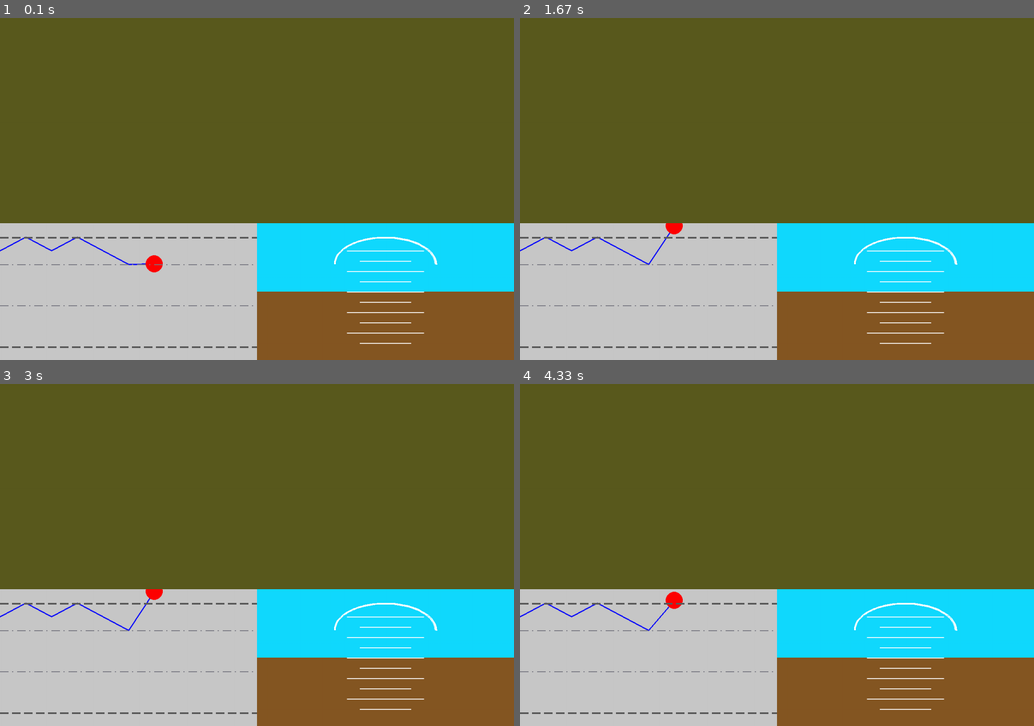
Above: before the commit, frames 1-4 (two rows, left to right).
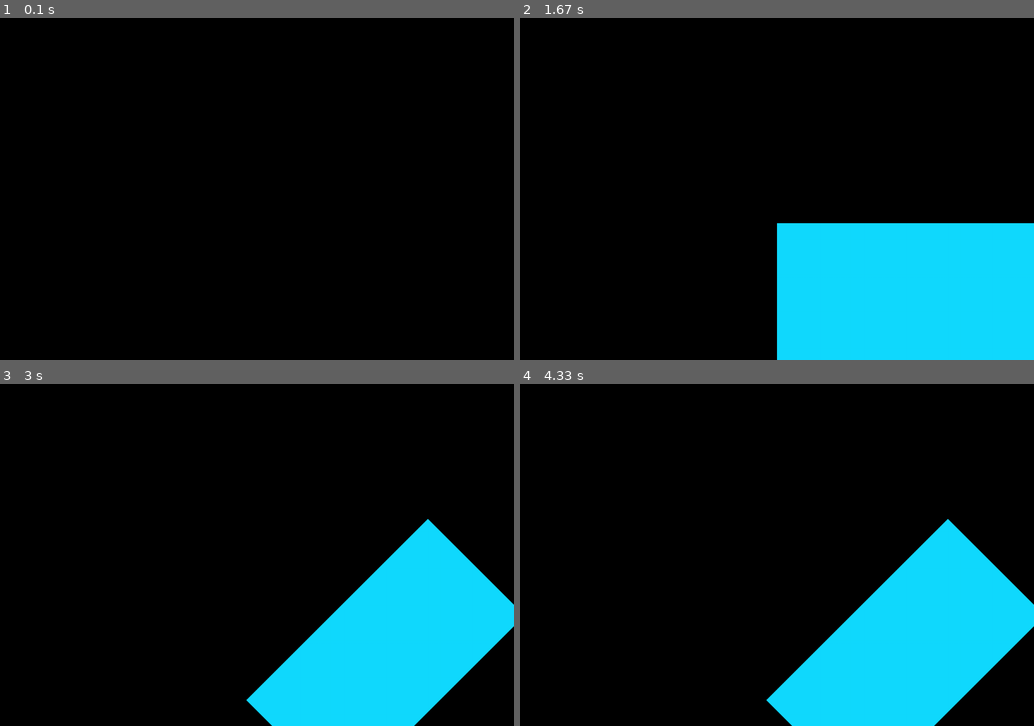
Above: after the commit, the same moments.

Repository: n-loureiro/mindreach_pygame
Game: pygame game, started from game.py
The game is run twice, just before and just after one commit, with the same random seed, the same clock (stepped at 60 frames per second) and the same inputs.
Inputs:
- Up to frame 1 (0.1 s): no input
- Up to frame 2 (1.67 s): hold Up 0.33-0.8 s; hold Down 0.83-1.13 s; hold Up 1.17-1.53 s; hold Down from 1.57 s (still down)
- Up to frame 3 (3 s): release Down at 1.93 s; hold Up 1.97-2.3 s; hold Down 2.33-2.67 s; hold Up from 2.7 s (still down)
- Up to frame 4 (4.33 s): release Up at 3.07 s; hold Down 3.1-3.47 s; hold Up 3.5-3.83 s; hold Down 3.87-4.2 s; hold Up from 4.23 s (still down)

The runs differ from the first frame. In frame 1, 100% of the frame differs, in the area x 0-100%, y 0-100%; in frame 2, 90%; in frame 3, 93%; in frame 4, 93%.

Commit message:
wip rotation, all image moves

Diff:
--- a/ballTile.py
+++ b/ballTile.py
@@ -23,7 +23,6 @@
 
     ###Draws dashed lines across for thresholds and baseline
     def drawDashedLine(self, left, top, length, width, ink, blank, color, dot):
-        print(top)
         wrect = pygame.Rect(left, top, ink, width)
         for i in range(int(length / blank)):
             pygame.draw.rect(self.image, color, wrect)
--- a/game.py
+++ b/game.py
@@ -4,46 +4,10 @@
 import numpy as np
 from ballTile import *
 from hdgTile import *
+from mapTile import *
 
 
 pygame.init()
-
-# class ball_tile(pygame.sprite.Sprite):
-#     def __init__(self, canvas, size_x, size_y):
-#         super().__init__()
-#         self.tile_size_x = size_x/2
-#         self.tile_size_y = size_y*0.4
-
-#         self.image = pygame.Surface((self.tile_size_x, self.tile_size_y))
-#         self.image.fill((90, 30, 30))
-#         self.rect = self.image.get_rect(left= 0, top=size_y*0.6)
-#         self.canvas = canvas
-#         #self.canvas.blit(self.image, (size_x/2,size_y*0.6))
-
-#     ###Draw Ball and last 5 positions as history
-#     def drawBallHistory(self, posx, posy):
-#         self.image.fill((90, 30, 30))
-#         #Draw history and ball
-#         for i in range(6):
-#             pygame.draw.line(self.image, (0,0,255), [self.tile_size_x*posx[i]/100, self.tile_size_y*posy[i]/100], [self.tile_size_x*posx[i+1]/100, self.tile_size_y*posy[i+1]/100], 3)
-#         pygame.draw.circle(self.image, (255,0,0), (int(self.tile_size_x*posx[6]/100), int(self.tile_size_y*posy[6]/100)), 20)
-
-
-
-class MapTile(pygame.sprite.Sprite):
-    def __init__(self, canvas, size_x, size_y):
-        super().__init__()
-        self.tile_size_x = size_x
-        self.tile_size_y = size_y*0.6
-
-        self.image = pygame.Surface((self.tile_size_x, self.tile_size_y))
-        self.image = pygame.Surface((size_x, size_y*0.6))
-        self.image.fill((90, 90, 30))
-        self.rect = self.image.get_rect(left=0)
-        self.canvas = canvas
-        #self.canvas.blit(self.image, (0,size_y*0.6))
-
-
 
 ###########################################################################
 ########################### get new decoder data ##########################
@@ -93,39 +57,68 @@
 
 def main():
     mainloop = 1
+    double_click_duration = 250
+    last_click = pygame.time.get_ticks()
+    tilt = 0
 
     screen_size_x = 1200
     screen_size_y = 800
+    last_screen_size_x = screen_size_x
+    last_screen_size_y = screen_size_y
 
     screen = pygame.display.set_mode((1200, 800),HWSURFACE|DOUBLEBUF|RESIZABLE)
     ball_obj = BallTile(screen, size_x=screen_size_x, size_y= screen_size_y)
+    #map_obj = MapTile(screen, size_x=screen_size_x, size_y= screen_size_y)
     hdg_obj = HdgTile(screen, size_x=screen_size_x, size_y= screen_size_y)
-    map_obj = MapTile(screen, size_x=screen_size_x, size_y= screen_size_y)
 
-    games = pygame.sprite.Group(ball_obj, hdg_obj, map_obj)
+    games = pygame.sprite.Group(ball_obj, hdg_obj)
+    #games = pygame.sprite.Group(ball_obj, hdg_obj, map_obj)
 
     while mainloop:
-        for e in pygame.event.get():
-            if e.type == pygame.QUIT:
+
+        screen.fill((0,0,0))
+
+        for event in pygame.event.get():
+            if event.type == pygame.QUIT:
                 return
-            elif e.type == pygame.KEYDOWN:
-                if e.key == pygame.K_ESCAPE:
+            if event.type == pygame.MOUSEBUTTONDOWN:  # or MOUSEBUTTONDOWN depending on what you want.
+                now = pygame.time.get_ticks()
+                if now - last_click <= double_click_duration:
+                    map_obj.clear_waypoints()
+                else:
+                    print(event.pos)
+                    map_obj.set_new_waypoint(event.pos)
+                last_click = pygame.time.get_ticks()
+            elif event.type == pygame.KEYDOWN:
+                if event.key == pygame.K_ESCAPE:
                     print('button click ESC!!!!')
                     mainloop = False
+                elif event.key == pygame.K_UP:
+                    tilt += 45
+                    hdg_obj.rot_center(tilt)
+                elif event.key == pygame.K_DOWN:
+                    tilt -= 45
+                    hdg_obj.rot_center(tilt)
+            elif event.type==VIDEORESIZE:
+                print('here')
+                screen=pygame.display.set_mode(event.dict['size'],HWSURFACE|DOUBLEBUF|RESIZABLE)
+                screen_size_x, screen_size_y = screen.get_size()
+                #ball_obj = BallTile(screen, size_x=screen_size_x, size_y= screen_size_y)
+                #map_obj = MapTile(screen, size_x=screen_size_x, size_y= screen_size_y)
+                hdg_obj = HdgTile(screen, size_x=screen_size_x, size_y= screen_size_y)
+                games = pygame.sprite.Group(ball_obj, hdg_obj, map_obj)
         clock = pygame.time.Clock()
 
 
+        #ball_obj.drawBallHistory([0,10,20,30,40,50,60], [20+20,10+20,20+20,10+20,20+20,30+20,20*np.random.rand()+20])
+        #ball_obj.drawThresholdLines()
 
-
-        ball_obj.drawBallHistory([0,10,20,30,40,50,60], [20,10,20,10,20,30,30*np.random.rand()])
-        ball_obj.drawThresholdLines()
-
-        hdg_obj.drawTerrain(0)
+        hdg_obj.drawTerrain(tilt)
 
         games.update()
-        games.draw(screen)
+        #games.draw(screen)
         pygame.display.flip()
-        clock.tick(60)
+        clock.tick(8)
 
 
 if __name__ == '__main__':
--- a/hdgTile.py
+++ b/hdgTile.py
@@ -4,30 +4,82 @@
 class HdgTile(pygame.sprite.Sprite):
     def __init__(self, canvas, size_x, size_y):
         super().__init__()
+
+        print('here')
+        self.size_x = size_x
+        self.size_y = size_y
+
         self.tile_size_x = size_x/2
         self.tile_size_y = size_y*0.4
 
-        self.image = pygame.Surface((self.tile_size_x, self.tile_size_y))
-        self.image.fill((17, 218, 255))
-        self.rect = self.image.get_rect(left=size_x/2, top=size_y*0.6)
+
+        # self.image = pygame.Surface((self.tile_size_x, self.tile_size_y))
+        # self.image.fill((17, 218, 255))
+
+
+        # self.terrain = pygame.Surface((self.tile_size_x*2, self.tile_size_y*2), pygame.SRCALPHA)
+
+
+
+
+        self.image_orig = pygame.Surface((self.tile_size_x, self.tile_size_y), pygame.SRCALPHA)
+        #self.image_orig.set_colorkey((17, 218, 255))
+        self.image_orig.fill((17, 218, 255))
+
+
+
+        #self.background_image = pygame.image.load("hdg_bg.png").convert()
+        #self.background_image = pygame.transform.scale(self.background_image, (int(self.tile_size_x*4), int(self.tile_size_y*4)))
+        #self.image_orig.blit(self.background_image, [-int(self.tile_size_x*1.5),-int(self.tile_size_y*1.5)])
+
+        self.image = self.image_orig.copy()
+
+
+
+
+        self.rect = self.image.get_rect()#(left=size_x/2, top=size_y*0.6)
+        self.rect.center = (size_x/2+self.tile_size_x/2, size_y*0.6+self.tile_size_y/2)
         self.canvas = canvas
         #self.canvas.blit(self.image, (0,0))
 
 
     def drawTerrain(self, tilt):
-        self.image.fill((17, 218, 255))
 
-        wrect = pygame.Rect(0, self.tile_size_y/2, self.tile_size_x, self.tile_size_y/2)
-        pygame.draw.rect(self.image, (133, 87, 35), wrect)
+        if hasattr(self,'rotated_image'):
+            self.canvas.blit(self.rotated_image, self.rect)
 
 
-        for line_i in range(5):
-            wrect = pygame.Rect(self.tile_size_x*0.35, self.tile_size_y*0.2+(line_i)*self.tile_size_y*0.15, self.tile_size_x*0.3, self.tile_size_y/150)
-            pygame.draw.rect(self.image, (255,255,255), wrect)
-        for line_i in range(5):
-            wrect = pygame.Rect(self.tile_size_x*0.4, self.tile_size_y*0.275+(line_i)*self.tile_size_y*0.15, self.tile_size_x*0.2, self.tile_size_y/150)
-            pygame.draw.rect(self.image, (255,255,255), wrect)
 
-        arc = pygame.Surface((int(self.tile_size_x*0.4), int(self.tile_size_y*0.4)))
-        print(arc.get_rect().move(100,300))
-        pygame.draw.arc(self.image, (255,255,255), (arc.get_rect().move(self.tile_size_x*0.3,self.tile_size_y/10)), 0, pi, int(self.tile_size_y/80))
+        #self.canvas.blit(self.image, self.rect)
+        #self.image.fill((255, 0, 0))
+        #wrect = pygame.Rect(0, self.tile_size_y/2, self.tile_size_x, self.tile_size_y/2)
+        #pygame.draw.rect(self.image, (133, 87, 35), wrect)
+
+
+        # for line_i in range(5):
+        #     wrect = pygame.Rect(self.tile_size_x*0.35, self.tile_size_y*0.2+(line_i)*self.tile_size_y*0.15, self.tile_size_x*0.3, self.tile_size_y/150)
+        #     pygame.draw.rect(self.image, (255,255,255), wrect)
+        # for line_i in range(5):
+        #     wrect = pygame.Rect(self.tile_size_x*0.4, self.tile_size_y*0.275+(line_i)*self.tile_size_y*0.15, self.tile_size_x*0.2, self.tile_size_y/150)
+        #     pygame.draw.rect(self.image, (255,255,255), wrect)
+
+        # arc = pygame.Surface((int(self.tile_size_x*0.4), int(self.tile_size_y*0.4)))
+        # pygame.draw.arc(self.image, (255,255,255), (arc.get_rect().move(self.tile_size_x*0.3,self.tile_size_y/10)), 0, pi, int(self.tile_size_y/80))
+        pass
+
+    def rot_center(self, angle):
+
+        old_center = self.rect.center
+        self.rotated_image = pygame.transform.rotate(self.image_orig, angle)
+        #self.image = rotated_image
+        #self.image.set_colorkey((17, 218, 255))
+        #print(self.image_orig)
+
+
+
+        self.rect = self.rotated_image.get_rect()
+        self.rect.center = old_center
+        #self.image.fill((255, 0, 0))
+        self.canvas.blit(self.rotated_image, self.rect)
+        #self.image.fill((int(255-(angle+1)//9), 0, int(angle//9)))
+        #self.image.blit(rotated_image, self.rect)
--- /dev/null
+++ b/mapTile.py
@@ -0,0 +1,43 @@
+import pygame
+
+class MapTile(pygame.sprite.Sprite):
+    def __init__(self, canvas, size_x, size_y):
+        super().__init__()
+        self.tile_size_x = size_x
+        self.tile_size_y = size_y*0.6
+
+        #self.image = pygame.Surface((self.tile_size_x, self.tile_size_y))
+        self.image = pygame.Surface((size_x, size_y*0.6))
+
+        self.background_image = pygame.image.load("champ.png").convert()
+        self.background_image = pygame.transform.scale(self.background_image, (int(self.tile_size_x), int(self.tile_size_y)))
+        #self.image.blit(self.background_image, [0,0])
+        self.blit_map()
+        self.rect = self.image.get_rect(left=0)
+        self.canvas = canvas
+
+
+        self.waypoint_list = []
+        #self.canvas.blit(self.image, (0,size_y*0.6))
+
+    def set_new_waypoint(self, pos):
+
+        if pos[0]< self.tile_size_x and pos[1]< self.tile_size_y:
+            self.waypoint_list.append(pos)
+        self.blit_map()
+
+        if len(self.waypoint_list)>1: #if more than 1 point, connect them
+            pygame.draw.polygon(self.image, (0,0,225), self.waypoint_list, 4)
+
+        #Draw all waypoints
+        for wp in self.waypoint_list:
+            pygame.draw.circle(self.image, (255,0,0), wp, 10)
+
+    def clear_waypoints(self):
+        self.blit_map()
+        self.waypoint_list = []
+
+
+
+    def blit_map(self):
+        self.image.blit(self.background_image, [0,0])
Binary file added: hdg_bg.png
Not shown, added: champ.png
